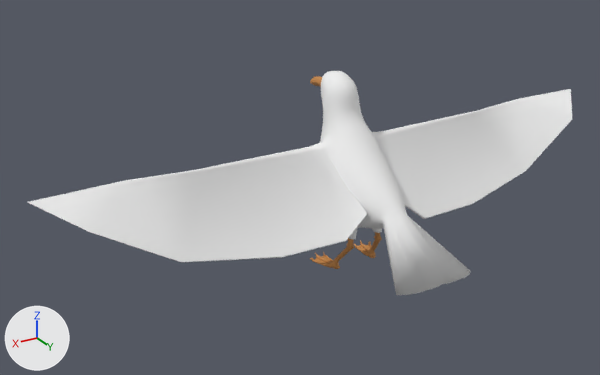
Before and after pictures for a commit that changed the FBX model VRPO/Assets/Resources/3D/Seagull.fbx.
Rendered twice from a 50 mm camera at (0.702, 0.963, 0.504) aimed at (0.096, -0.047, -0.001). Every picture has the same lights, and +X, +Y and +Z are marked at lower left. Vertices at the same position are counted once.

The older version as bpy lines, for what is in view:
```python
me_seagullmesh = bpy.data.meshes.new('SeagullMesh')
me_seagullmesh.from_pydata(...)  # 1081 vertices, 2016 faces; spans x -0.499..0.499, y -0.174..0.186, z -0.15..0.156
# faces by material slot: [870, 1146]
me_seagullmesh.materials.append(mat_seagullmaterial)  # white #f1f1f1
me_seagullmesh.materials.append(mat_material)  # orange #c98a4a
ob_seagull = bpy.data.objects.new('Seagull', me_seagullmesh)
ob_seagull.location = (0.0, 0.0, 0.0)
```
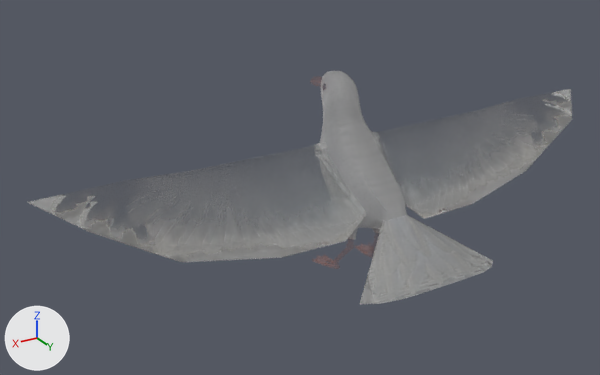
Commit message: Seagull updated.

Where the change shows, as pixel boxes (x1, y1, x2, y2) in the pictures (600 x 375 px; the box of a moved part takes in the faces that stretch with it):
'Seagull', recoloured, reshaped (white to grey): before (28, 71, 572, 295); after (28, 71, 572, 304)
part 1 of me_seagullmesh, moved or reshaped: before (383, 215, 470, 295); after (360, 215, 493, 304)
part 2 of me_seagullmesh, recoloured (white to grey): (28, 71, 572, 262) in both
part 3 of me_seagullmesh, recoloured (brown): before (310, 76, 382, 269)

The change, as a list of edits to the scene's bpy script:
```text
Add img_seagull_albedo_png:
    img_seagull_albedo_png = load_image('Seagull_Albedo.png', 'Materials/Seagull_Albedo.png', 512, 512, 'Non-Color')
Add mat_seagull_feathers:
    mat_seagull_feathers = bpy.data.materials.new('Seagull_Feathers')
    # uses the picture img_seagull_albedo_png
Add mat_seagull_skin:
    mat_seagull_skin = bpy.data.materials.new('Seagull_Skin')
    # uses the picture img_seagull_albedo_png
Change me_seagullmesh:
    where me_seagullmesh.from_pydata(...)  # 1081 vertices, 2016 faces; spans x -0.499..0.499, y -0.174..0.186, z -0.15..0.156
    used by ob_seagull; location = (0.0, 0.0, 0.0)
    me_seagullmesh part 1
    me_seagullmesh.vertices[132].co: (0.068, 0.167, -0.092) -> (0.123, 0.156, -0.095)  # pixel (396, 295) -> pixel (359, 304)
    me_seagullmesh.vertices[133].co: (0.056, 0.179, -0.089) -> (0.101, 0.177, -0.09)  # pixel (408, 294) -> pixel (381, 303)
    me_seagullmesh.vertices[134].co: (0.008, 0.186, -0.087) -> (0.015, 0.19, -0.085)  # pixel (438, 286) -> pixel (436, 288)
    me_seagullmesh.vertices[135].co: (0.025, 0.186, -0.087) -> (0.045, 0.189, -0.086)  # pixel (429, 289) -> pixel (419, 294)
    me_seagullmesh.vertices[136].co: (0.042, 0.184, -0.087) -> (0.075, 0.187, -0.087)  # pixel (419, 292) -> pixel (401, 299)
    me_seagullmesh.vertices[622].co: (-0.068, 0.167, -0.092) -> (-0.123, 0.156, -0.095)  # pixel (470, 270) -> pixel (493, 260)
    me_seagullmesh.vertices[623].co: (-0.056, 0.179, -0.089) -> (-0.101, 0.177, -0.09)  # pixel (469, 274) -> pixel (492, 266)
    me_seagullmesh.vertices[624].co: (-0.008, 0.186, -0.087) -> (-0.015, 0.19, -0.085)  # pixel (447, 283) -> pixel (453, 282)
    me_seagullmesh.vertices[625].co: (-0.025, 0.186, -0.087) -> (-0.045, 0.189, -0.086)  # pixel (456, 280) -> pixel (469, 277)
    me_seagullmesh.vertices[626].co: (-0.042, 0.184, -0.087) -> (-0.075, 0.187, -0.087)  # pixel (464, 277) -> pixel (483, 272)
    me_seagullmesh.vertices[781].co: (0.0, 0.185, -0.085) -> (0.0, 0.19, -0.085)  # pixel (442, 283) -> pixel (445, 285)
    me_seagullmesh part 2: all 870 faces that had it switch from mat_seagullmaterial (white #f1f1f1) to mat_seagull_feathers
    me_seagullmesh part 3: all 1146 faces that had it switch from mat_material (orange #c98a4a) to mat_seagull_skin
```
